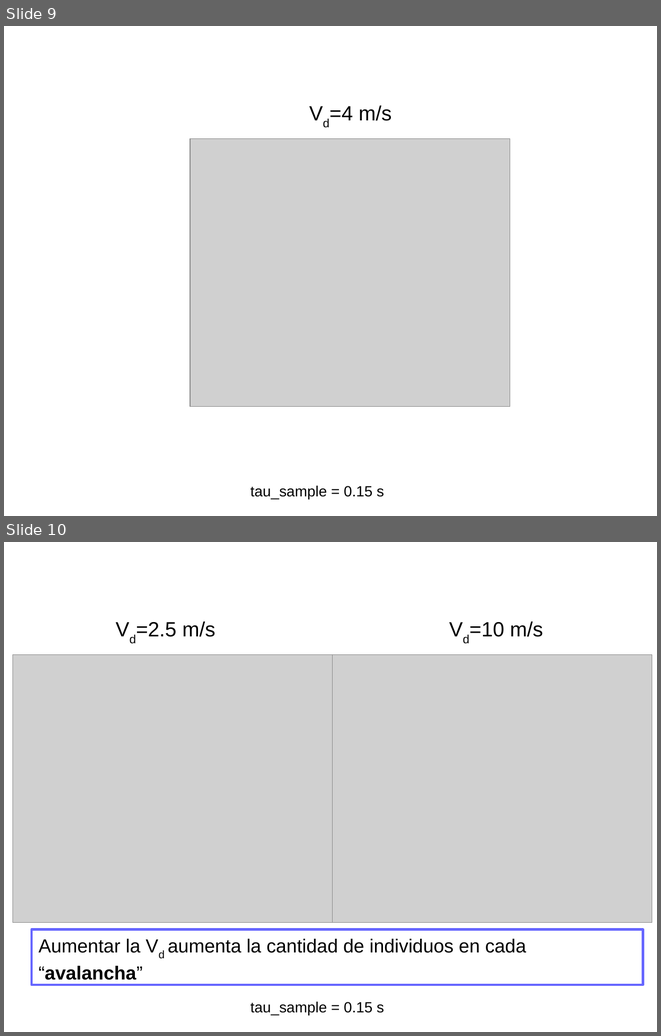
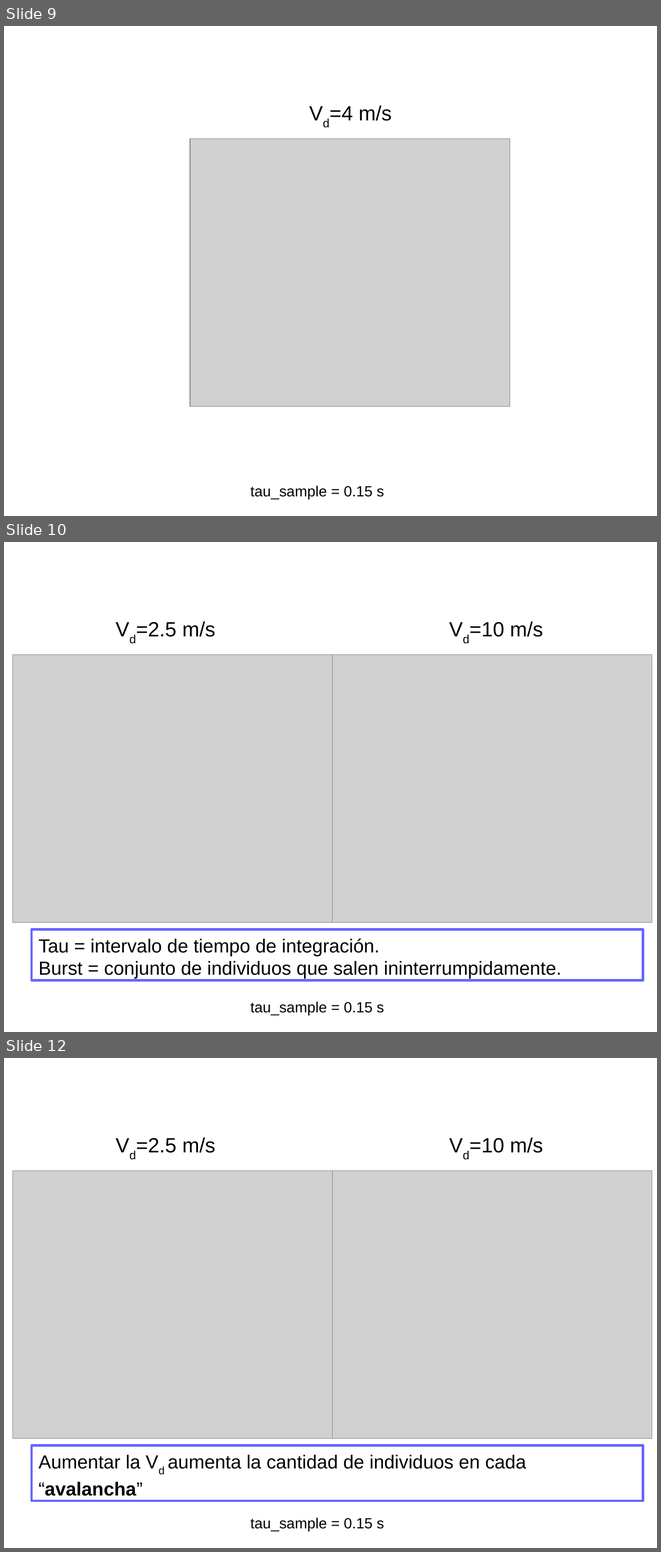
Before and after one commit to ignaciosticco/super_ath, a slide deck: present_superath1.odp. Shown one above the other, each under a label of ours: slides 9 and 10 before the commit, slides 9, 10 and 12 after it; the slides between them are not shown. The pictures are 661x1036 and 661x1552 pixels, drawn with LibreOffice and Linux fonts; fonts in the diff are those of the drawing; grey boxes stand for pictures. Boxes give left, top, right and bottom in pixels: in the first picture for what was removed or moved away, otherwise in the second. Text is boxed around its words. In the diff, an @@ line names an element or a change of style, - is before the commit and + after.

Commit message:
graficos nuevos de tav vs burst

```diff
--- a/present_superath1.odp
+++ b/present_superath1.odp
@@ slide 10 added at [4,542,657,1032], background #FFFFFF @@
@@ text added at [136,622,215,637], 25 pt, text #000000 @@
+Vd=2.5 m/s
@@ text added at [469,622,543,637], 25 pt, text #000000 @@
+Vd=10 m/s
@@ picture added at [13,654,333,923] @@
@@ picture added at [332,654,652,923] @@
@@ rectangle added at [31,929,643,980], outline #6666FF 2.89 pt, 23 pt, text #000000 @@
+Tau = intervalo de tiempo de integración.
+Burst = conjunto de individuos que salen ininterrumpidamente.
@@ text added at [250,1001,384,1015], 18 pt, text #000000 @@
+tau_sample = 0.15 s
@@ what was slide 10 is now slide 12 @@
```
Also in this commit, not shown: 1 other slide added, 5 other files.
